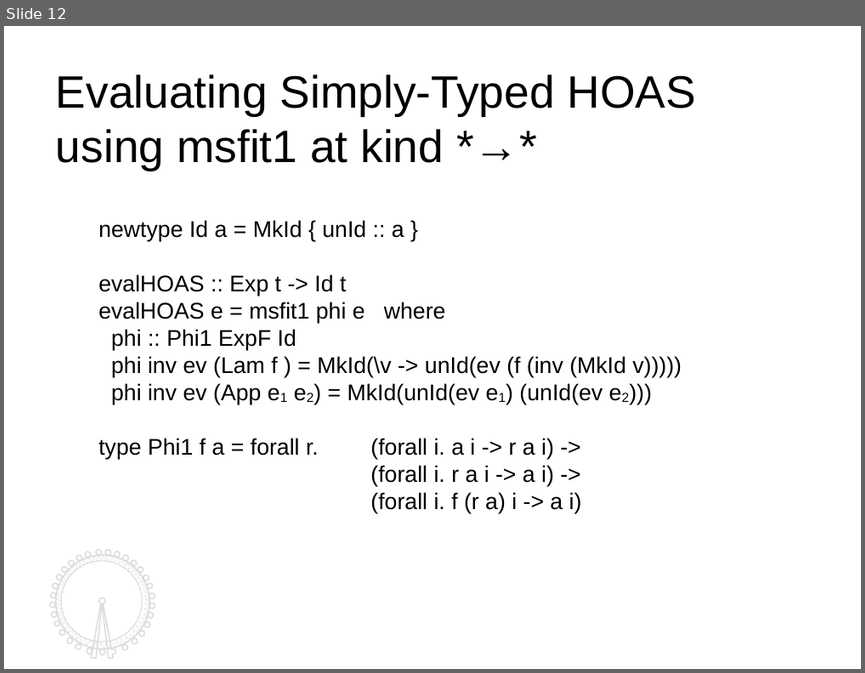
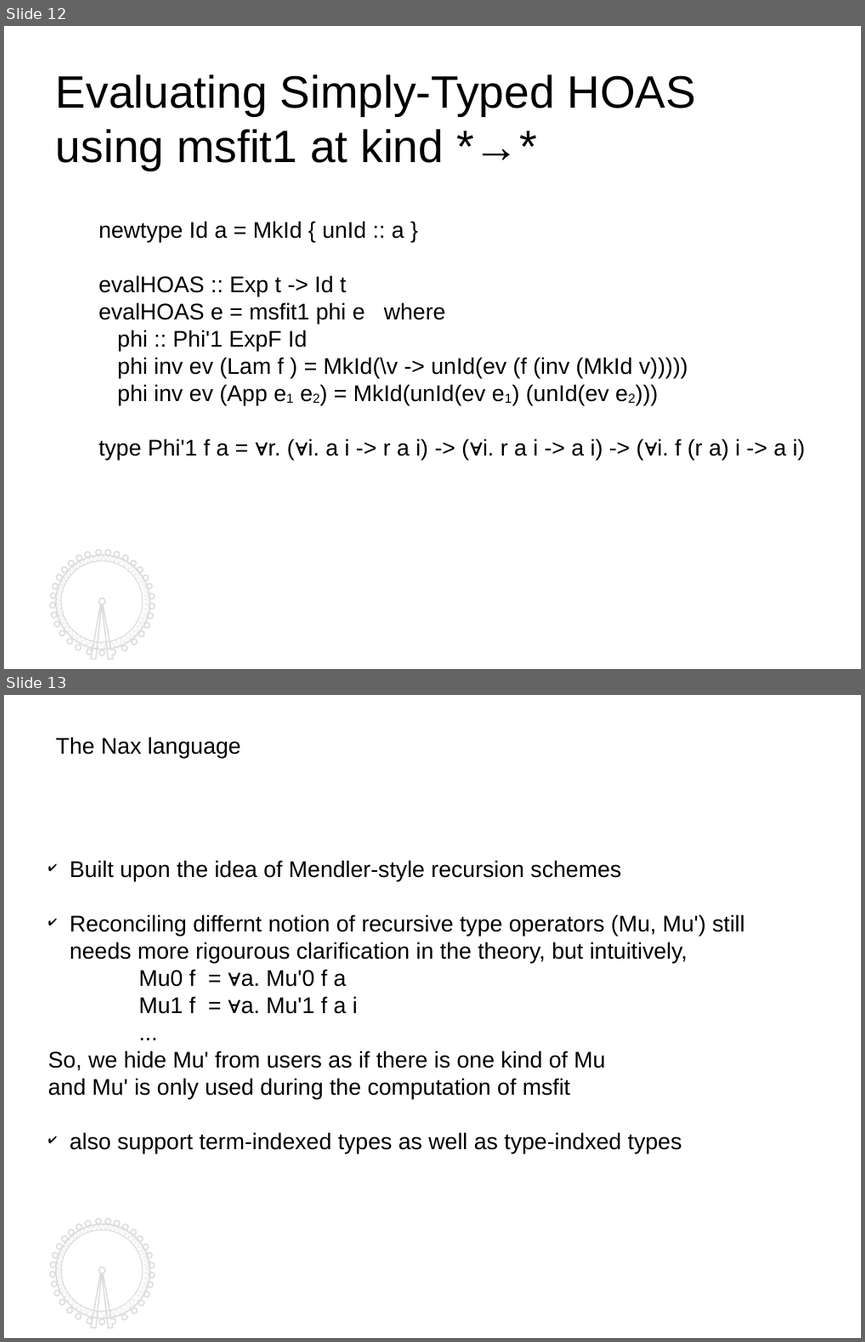
Before and after one commit to kyagrd/naxPapers, a slide deck: draft/TYPES13/ppt/myslide.odp. Shown one above the other, each under a label of ours: slide 12 before the commit, slides 12 and 13 after it. The pictures are 865x673 and 865x1342 pixels, drawn with LibreOffice and Linux fonts; fonts in the diff are those of the drawing. Boxes give left, top, right and bottom in pixels: in the first picture for what was removed or moved away, otherwise in the second. Text is boxed around its words. In the diff, an @@ line names an element or a change of style, - is before the commit and + after.

Commit message:
still working on slides

```diff
--- a/draft/TYPES13/ppt/myslide.odp
+++ b/draft/TYPES13/ppt/myslide.odp
@@ slide 13 added at <box>4,695,861,1338</box>, background #FFFFFF; not listed: 4 template elements that a slide beside it also shows @@
@@ text added at <box>56,737,241,759</box>, 18 pt, text #000000 @@
+The Nax language
@@ text added at <box>48,860,745,1153</box>, 18 pt, text #000000 @@
+✔ Built upon the idea of Mendler-style recursion schemes
+✔ Reconciling differnt notion of recursive type operators (Mu, Mu') still needs more rigourous clarification in the theory, but intuitively,
+Mu0 f = ∀a. Mu'0 f a
+Mu1 f = ∀a. Mu'1 f a i
+...
+So, we hide Mu' from users as if there is one kind of Mu
+and Mu' is only used during the computation of msfit
+✔ also support term-indexed types as well as type-indxed types
@@ slide 12 changed as well @@
@@ text at <box>117,329,307,351</box>: text changed @@
-phi :: Phi1 ExpF Id
+phi :: Phi'1 ExpF Id
@@ text at <box>98,438,806,460</box>: text changed @@
-type Phi1 f a = forall r. (forall i. a i -> r a i) ->
-(forall i. r a i -> a i) ->
-(forall i. f (r a) i -> a i)
+type Phi'1 f a = ∀r. (∀i. a i -> r a i) -> (∀i. r a i -> a i) -> (∀i. f (r a) i -> a i)
```
Also in this commit, not shown: 10 other slides changed, 3 other slides added, 3 slides removed.
